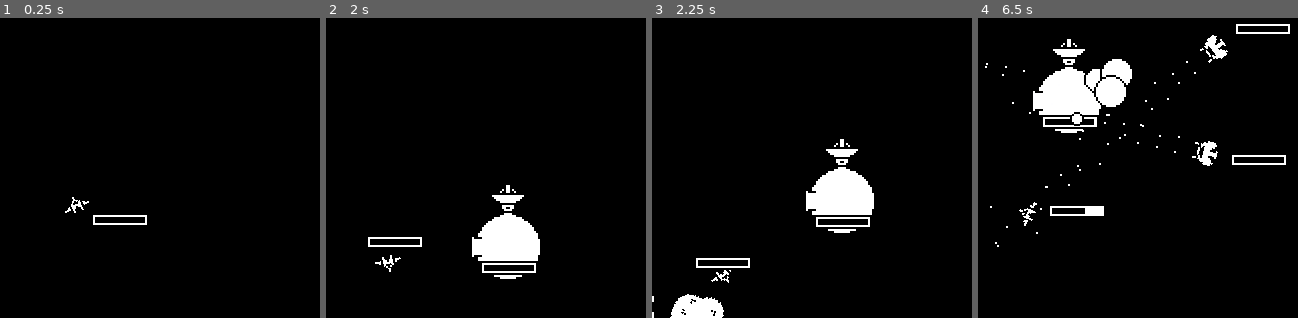
Above: before the commit, frames 1-4 (left to right).
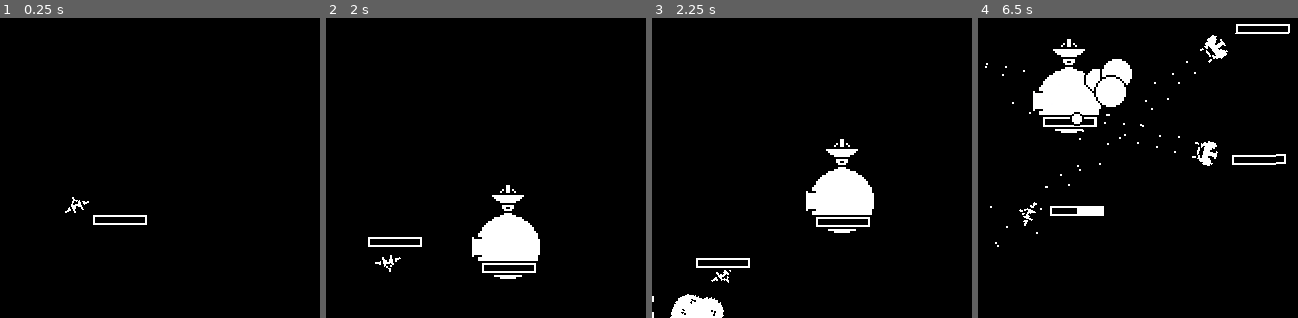
Above: after the commit, the same moments.

Repository: rthurmed/OrbitDefender
Game: Godot game, scene res://src/levels/Main.tscn
Same seed, same stepped clock (60 frames per second), same inputs: the game is played once before the commit and once after it. Sound files missing from this copy of the repository are replaced by a short silence.
Inputs:
- Up to frame 1 (0.25 s): no input
- Up to frame 2 (2 s): tap Z (shoot) at 0.6, 1.55 s; tap C (bomb) at 1.35 s
- Up to frame 3 (2.25 s): hold Up (higher) from 2.03 s (still down)
- Up to frame 4 (6.5 s): tap Z (shoot) at 2.3, 3.05, 3.8, 4.35, 5.1, 6.05 s; release Up (higher) at 2.78 s; tap X (invert) at 2.85 s; hold Down (lower) 3.53-4.28 s; tap C (bomb) at 5.85 s
The pictures show only the part of the screen within x 37-87%, y 11-61%; the shares and areas given below are measured in that part.

Frames 1-3 are identical in both runs. In frame 4, less than 0.1% of the frame differs, in the area x 30-98%, y 5-66%.

Commit message:
Enemy aiming moved to module

Diff:
--- a/project.godot
+++ b/project.godot
@@ -13,6 +13,11 @@
 "class": "Asteroid",
 "language": "GDScript",
 "path": "res://src/game/asteroid/Asteroid.gd"
+}, {
+"base": "Area2D",
+"class": "Enemy",
+"language": "GDScript",
+"path": "res://src/game/enemy/Enemy.gd"
 }, {
 "base": "Node2D",
 "class": "SpawnEnemies",
@@ -31,6 +36,7 @@
 } ]
 _global_script_class_icons={
 "Asteroid": "",
+"Enemy": "",
 "SpawnEnemies": "",
 "State": "",
 "StateMachine": ""
--- a/src/game/bonus/FlyingBonusPickup.gd
+++ b/src/game/bonus/FlyingBonusPickup.gd
@@ -15,4 +15,5 @@
 
 
 func _on_AutoMoveModule_completed():
-	bonus_pickup.animation.play("dropped")
+	if is_instance_valid(bonus_pickup):
+		bonus_pickup.animation.play("dropped")
--- a/src/game/enemy/Enemy.gd
+++ b/src/game/enemy/Enemy.gd
@@ -1,4 +1,5 @@
 extends Area2D
+class_name Enemy
 
 
 export var destination: Vector2 = Vector2.ZERO
@@ -7,34 +8,20 @@
 
 onready var auto_move_module = $AutoMoveModule
 onready var targetting_module = $TargettingModule
+onready var aim_follow_module = $AimFollowModule
 onready var gun1 = $Gun1
 onready var gun2 = $Gun2
-
-var attacking = false
 
 
 func _ready():
 	auto_move_module.duration = move_duration
 	auto_move_module.set_destination(destination)
+	aim_follow_module.aim_speed = aim_speed
 	rotation = to_local(destination).angle() + deg2rad(90)
 
 
-func _process(delta):
-	if (
-		not attacking or
-		targetting_module.target == null or
-		not is_instance_valid(targetting_module.target)
-	):
-		return
-
-	var diff_pos = targetting_module.target.global_position - global_position
-	var angle_to_target = diff_pos.angle() + deg2rad(90)
-
-	global_rotation = lerp_angle(global_rotation, angle_to_target, delta * aim_speed)
-
-
 func _on_AutoMoveModule_completed():
-	attacking = true
+	aim_follow_module.disabled = false
 	targetting_module.relocate()
 	gun1.set_shooting(true)
 	gun2.set_shooting(true)
--- a/src/game/enemy/Enemy.tscn
+++ b/src/game/enemy/Enemy.tscn
@@ -7,6 +7,7 @@
 [ext_resource path="res://src/game/module/AutoMoveModule.tscn" type="PackedScene" id=5]
 [ext_resource path="res://src/game/module/TargettingModule.tscn" type="PackedScene" id=6]
 [ext_resource path="res://src/game/bonus/BonusDrop.tscn" type="PackedScene" id=7]
+[ext_resource path="res://src/game/module/AimFollowModule.tscn" type="PackedScene" id=8]
 
 [sub_resource type="CircleShape2D" id=1]
 radius = 7.0
@@ -32,6 +33,11 @@
 [node name="TargettingModule" parent="." instance=ExtResource( 6 )]
 relocate_time = 2
 
+[node name="AimFollowModule" parent="." instance=ExtResource( 8 )]
+main_node_path = NodePath("..")
+targetting_module_path = NodePath("../TargettingModule")
+disabled = true
+
 [node name="Gun1" parent="." instance=ExtResource( 2 )]
 position = Vector2( -3.5, -8 )
 dps = 0.3
--- /dev/null
+++ b/src/game/enemy/EnemyHeavy.gd
@@ -0,0 +1,12 @@
+extends Enemy
+
+
+onready var gun3 = $Gun3
+
+
+func _on_AutoMoveModule_completed():
+	aim_follow_module.disabled = false
+	targetting_module.relocate()
+	gun1.set_shooting(true)
+	gun2.set_shooting(true)
+	gun3.set_shooting(true)
--- a/src/game/enemy/EnemyHeavy.tscn
+++ b/src/game/enemy/EnemyHeavy.tscn
@@ -1,12 +1,13 @@
-[gd_scene load_steps=9 format=2]
+[gd_scene load_steps=10 format=2]
 
 [ext_resource path="res://src/game/Gun.tscn" type="PackedScene" id=1]
 [ext_resource path="res://src/game/module/AutoMoveModule.tscn" type="PackedScene" id=2]
-[ext_resource path="res://src/game/enemy/Enemy.gd" type="Script" id=3]
+[ext_resource path="res://src/game/enemy/EnemyHeavy.gd" type="Script" id=3]
 [ext_resource path="res://src/game/module/HealthModule.tscn" type="PackedScene" id=4]
 [ext_resource path="res://assets/enemy_heavy.png" type="Texture" id=5]
 [ext_resource path="res://src/game/module/TargettingModule.tscn" type="PackedScene" id=6]
 [ext_resource path="res://src/game/bonus/BonusDrop.tscn" type="PackedScene" id=7]
+[ext_resource path="res://src/game/module/AimFollowModule.tscn" type="PackedScene" id=8]
 
 [sub_resource type="CircleShape2D" id=1]
 radius = 12.0
@@ -23,7 +24,7 @@
 
 [node name="HealthModule" parent="." instance=ExtResource( 4 )]
 position = Vector2( 0, 14 )
-health_points = 40
+health_points = 30
 main_node_path = NodePath("..")
 
 [node name="AutoMoveModule" parent="." instance=ExtResource( 2 )]
@@ -32,6 +33,12 @@
 
 [node name="TargettingModule" parent="." instance=ExtResource( 6 )]
 relocate_time = 2
+
+[node name="AimFollowModule" parent="." instance=ExtResource( 8 )]
+main_node_path = NodePath("..")
+targetting_module_path = NodePath("../TargettingModule")
+disabled = true
+aim_speed = 0.75
 
 [node name="Gun1" parent="." instance=ExtResource( 1 )]
 position = Vector2( -6, -12 )
@@ -43,7 +50,7 @@
 
 [node name="Gun3" parent="." instance=ExtResource( 1 )]
 position = Vector2( 0, -14 )
-dps = 0.6
+dps = 0.4
 
 [node name="BonusDropBomb" parent="." instance=ExtResource( 7 )]
 drop_type = 1
--- /dev/null
+++ b/src/game/module/AimFollowModule.gd
@@ -0,0 +1,25 @@
+extends Node2D
+
+
+export var main_node_path: NodePath
+export var targetting_module_path: NodePath
+export var disabled = false
+export var aim_speed: float = 1.0
+export var adjust_degrees: float = 90.0
+
+onready var targetting_module = get_node(targetting_module_path)
+onready var main_node = get_node(main_node_path)
+
+
+func _process(delta):
+	if (
+		disabled or
+		targetting_module.target == null or
+		not is_instance_valid(targetting_module.target)
+	):
+		return
+
+	var diff_pos = targetting_module.target.global_position - main_node.global_position
+	var angle_to_target = diff_pos.angle() + deg2rad(adjust_degrees)
+
+	main_node.global_rotation = lerp_angle(main_node.global_rotation, angle_to_target, delta * aim_speed)
--- /dev/null
+++ b/src/game/module/AimFollowModule.tscn
@@ -0,0 +1,6 @@
+[gd_scene load_steps=2 format=2]
+
+[ext_resource path="res://src/game/module/AimFollowModule.gd" type="Script" id=1]
+
+[node name="AimFollowModule" type="Node2D"]
+script = ExtResource( 1 )
--- a/src/game/ship/Ship.gd
+++ b/src/game/ship/Ship.gd
@@ -17,7 +17,7 @@
 onready var rotatory_axis = $RotatoryAxis
 onready var bomb_shooter = $RotatoryAxis/Spaceship/VisualInstance/BombShooter
 onready var collision = $RotatoryAxis/Spaceship/CollisionShape2D
-onready var health_module = $RotatoryAxis/Spaceship/VisualInstance/HealthModule
+onready var health_module = $RotatoryAxis/Spaceship/HealthModule
 onready var audio_bonus_picked = $Audio/BonusPicked
 
 signal inverting(inverted)
--- a/src/game/ship/Ship.tscn
+++ b/src/game/ship/Ship.tscn
@@ -82,10 +82,10 @@
 position = Vector2( 0, -5.5 )
 dps = 20.0
 
-[node name="HealthModule" parent="RotatoryAxis/Spaceship/VisualInstance" instance=ExtResource( 3 )]
-position = Vector2( 6, 12 )
-health_points = 6
-main_node_path = NodePath("../..")
+[node name="HealthModule" parent="RotatoryAxis/Spaceship" instance=ExtResource( 3 )]
+position = Vector2( 6, 16 )
+health_points = 4
+main_node_path = NodePath("..")
 override_death = true
 sound_hit = ExtResource( 7 )
 sound_death = ExtResource( 6 )
@@ -113,4 +113,4 @@
 
 [connection signal="inverting" from="." to="RotatoryAxis" method="_on_Ship_inverting"]
 [connection signal="area_entered" from="RotatoryAxis/Spaceship" to="." method="_on_Spaceship_area_entered"]
-[connection signal="died" from="RotatoryAxis/Spaceship/VisualInstance/HealthModule" to="." method="_on_HealthModule_died"]
+[connection signal="died" from="RotatoryAxis/Spaceship/HealthModule" to="." method="_on_HealthModule_died"]
Not shown: 1 places in src/game/enemy/Enemy.tscn that only renumber resources
